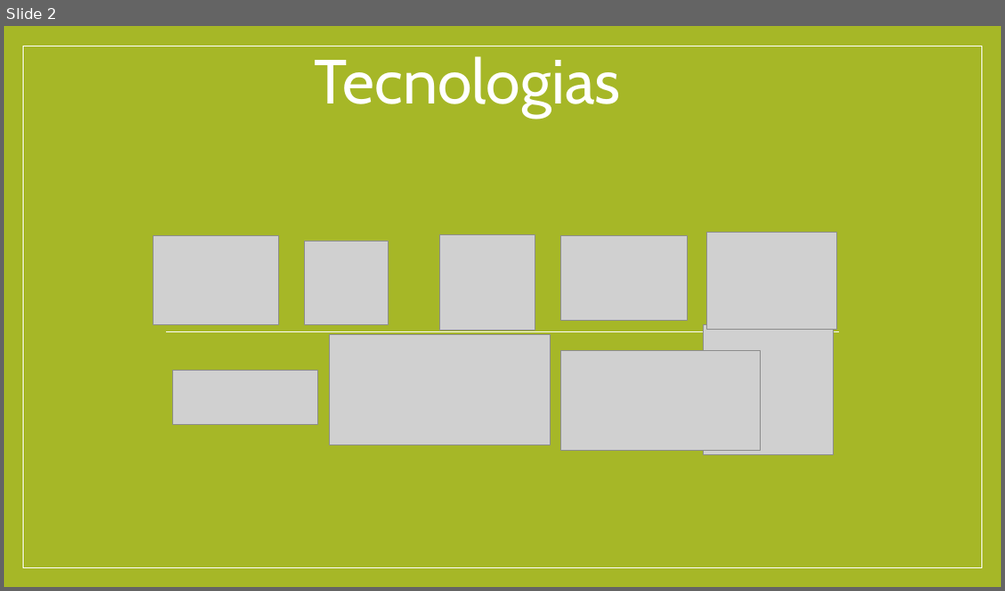
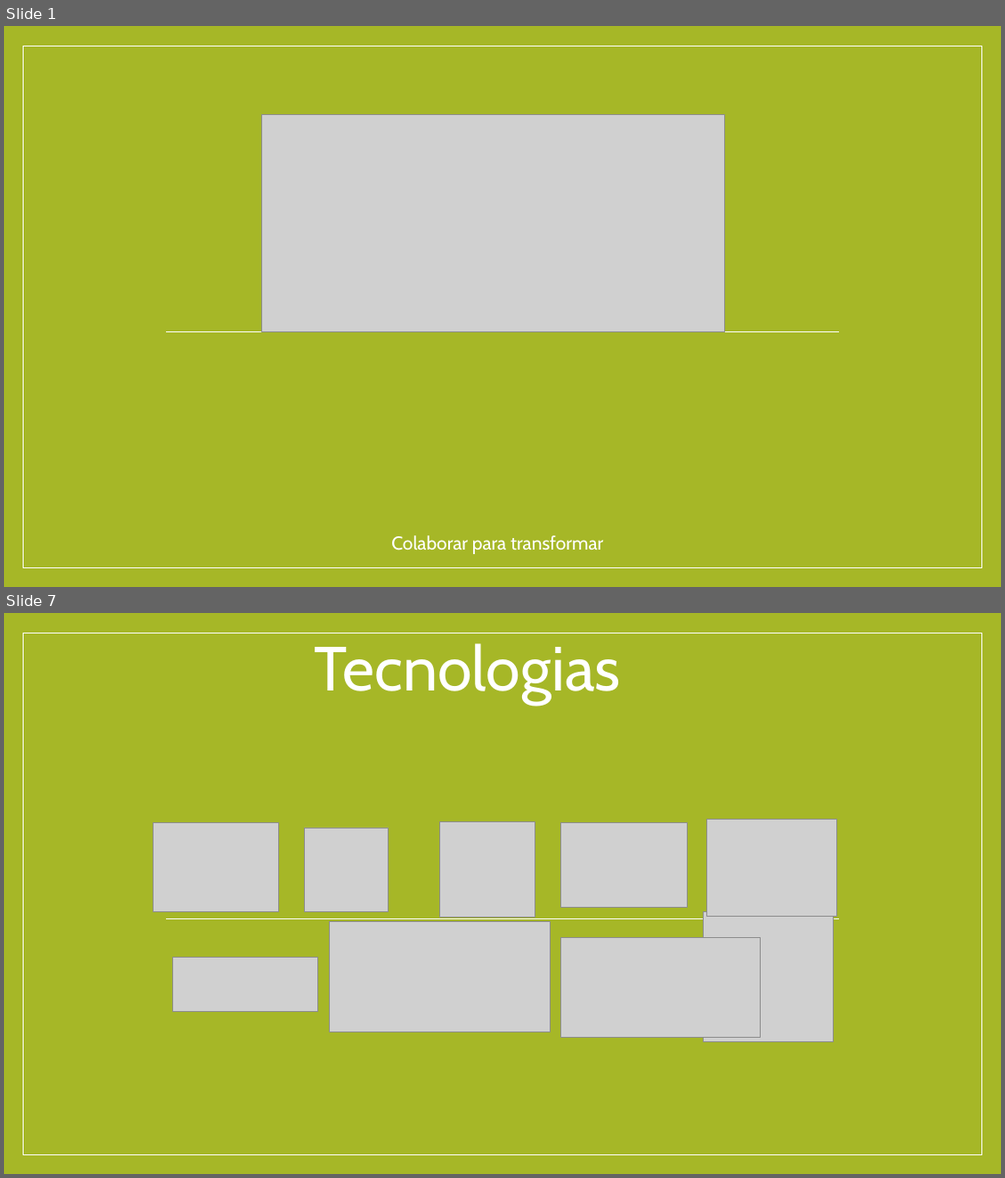
Before and after one commit to MateusPasqualini/Cardume, a slide deck: docsGerais/tec.pptx. Shown one above the other, each under a label of ours: slide 2 before the commit, slides 1 and 7 after it; the slides between them are not shown. The pictures are 1005x591 and 1005x1178 pixels, drawn with LibreOffice and Linux fonts; fonts in the diff are those of the drawing; grey boxes stand for pictures. Boxes give left, top, right and bottom in pixels: in the first picture for what was removed or moved away, otherwise in the second. Text is boxed around its words. In the diff, an @@ line names an element or a change of style, - is before the commit and + after.

```diff
--- a/docsGerais/tec.pptx
+++ b/docsGerais/tec.pptx
@@ slide 1 added at [4, 26, 1001, 587], background #A6B727; not listed: 2 template elements that a slide beside it also shows @@
@@ picture added at [261, 115, 725, 332] @@
@@ text added at [391, 535, 603, 554], 18 pt, text #FFFFFF @@
+Colaborar para transformar
@@ what was slide 2 is now slide 7 @@
```
Also in this commit, not shown: 5 other slides added, 1 slide removed, 8 other files.
